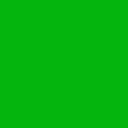
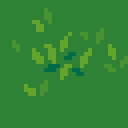
The second 128 × 128 image is a revision of the first. Changes to its layers:
painted on "Pasted Layer" over left=0, top=0, right=128, bottom=128
added layer "Background" over left=0, top=0, right=128, bottom=128
